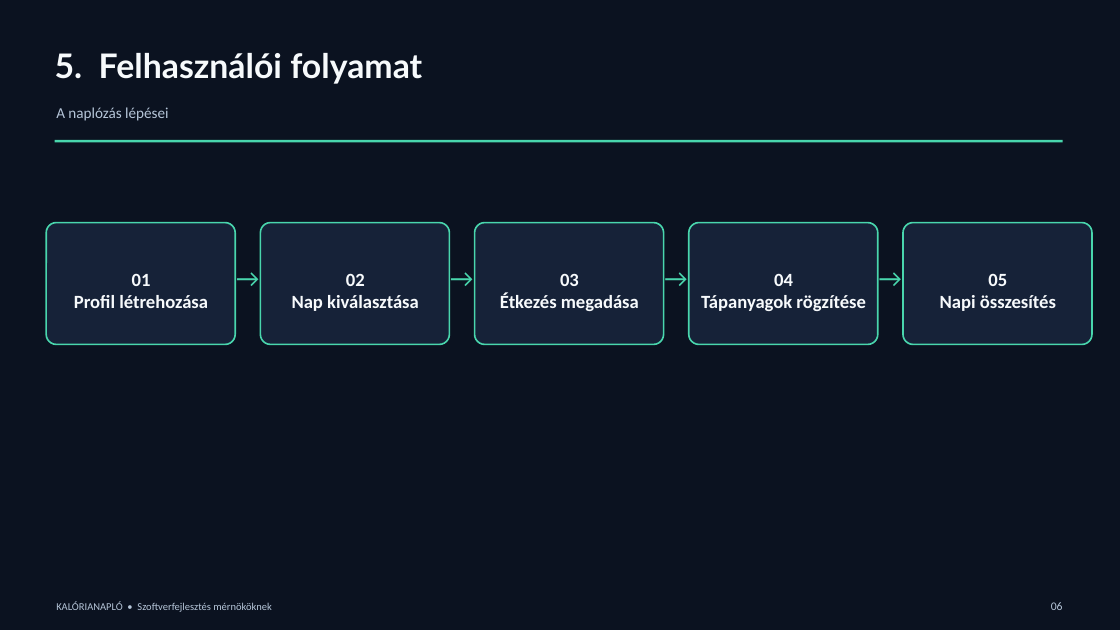
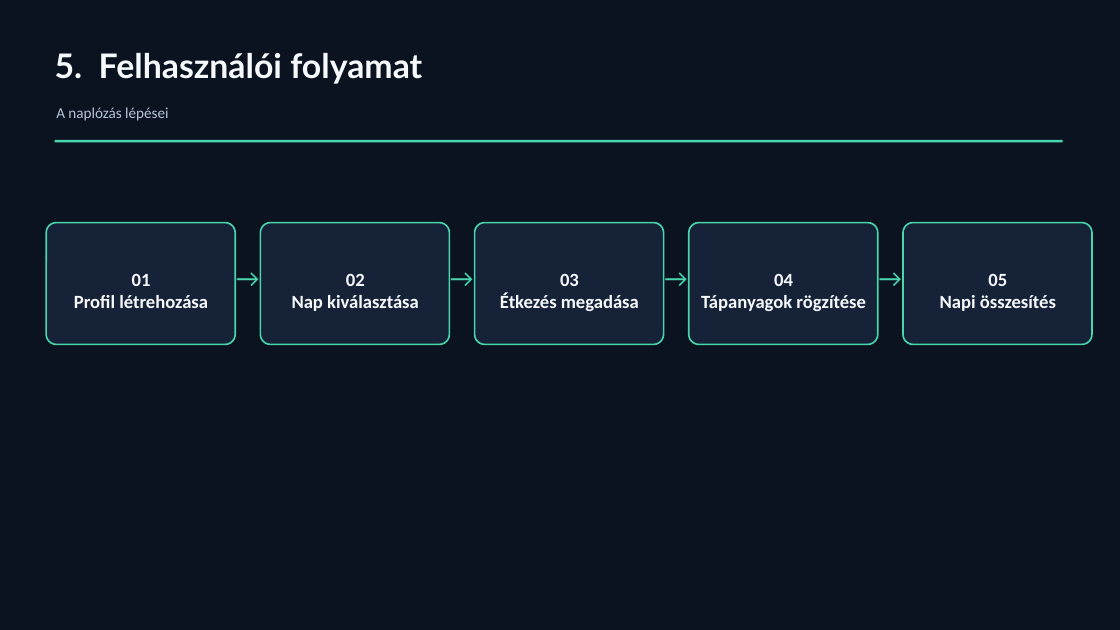
Before and after one commit to pbkbuff/arvacskak_projekt, a slide deck: slide 6 of docs/Kaloriszamlalo_projektbemutato.pptx. Drawn at 1120x630 pixels with LibreOffice and Linux fonts; fonts in the diff are those of the drawing. Boxes give left, top, right and bottom in pixels: in the first picture for what was removed or moved away, otherwise in the second. Text is boxed around its words. In the diff, an @@ line names an element or a change of style, - is before the commit and + after.

```diff
--- a/docs/Kaloriszamlalo_projektbemutato.pptx
+++ b/docs/Kaloriszamlalo_projektbemutato.pptx
@@ text removed at (x1=56, y1=602, x2=272, y2=612) @@
-KALÓRIANAPLÓ • Szoftverfejlesztés mérnököknek
@@ text removed at (x1=1051, y1=602, x2=1063, y2=610) @@
-06
```
Also in this commit, not shown: 8 other slides changed, 4 slides added.
